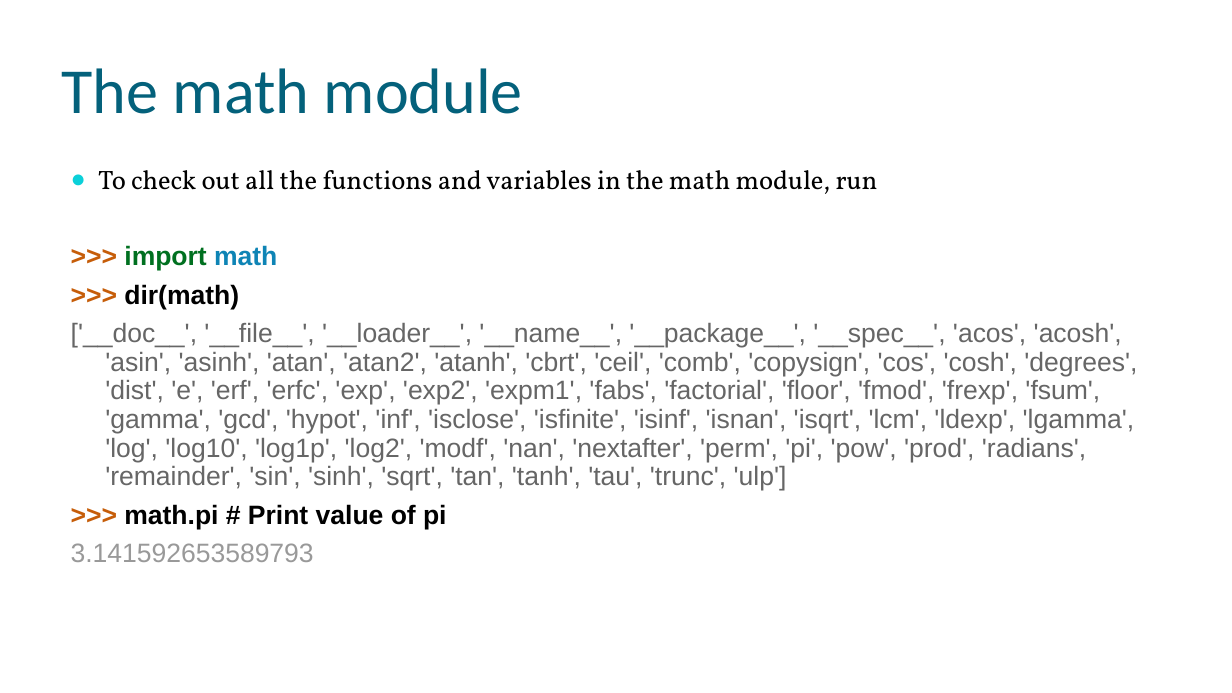
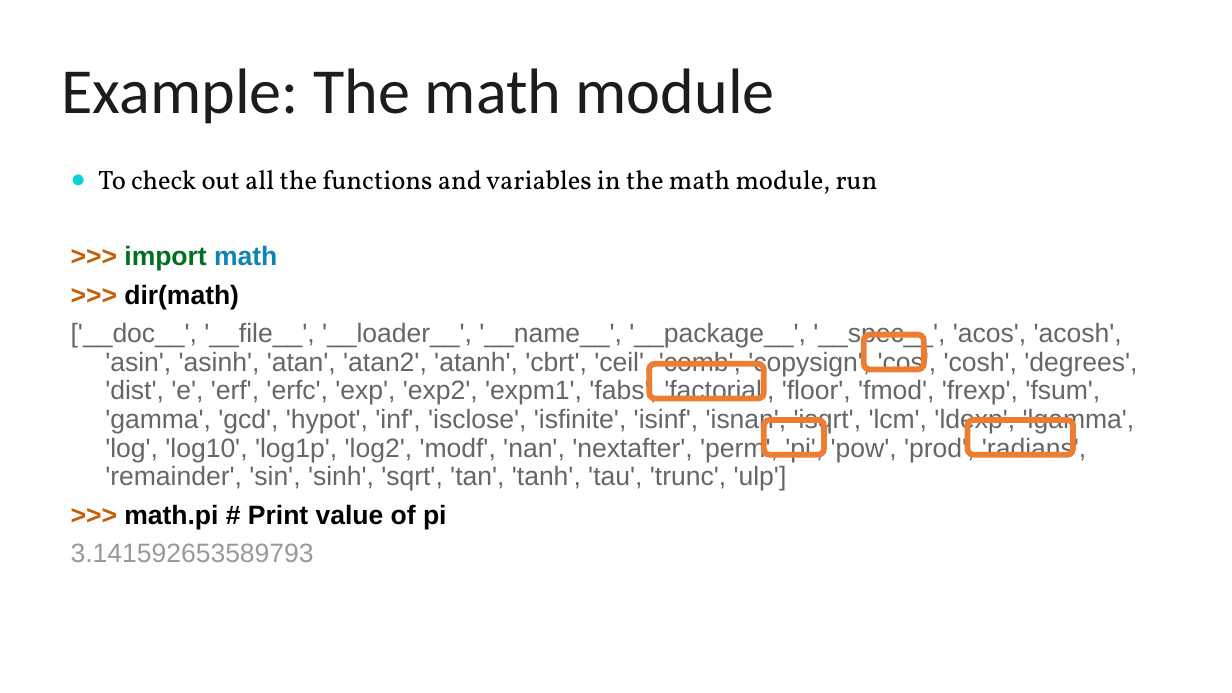
Before and after one commit to hariseldon99/msph306, a slide deck: slide 43 of notes/Intro-Python-2.pptx (slide 42 before the commit). Drawn at 1232x693 pixels with LibreOffice and Linux fonts; fonts in the diff are those of the drawing; background and template pictures are left out. Boxes give left, top, right and bottom in pixels: in the first picture for what was removed or moved away, otherwise in the second. Text is boxed around its words. In the diff, an @@ line names an element or a change of style, - is before the commit and + after.

```diff
--- a/notes/Intro-Python-2.pptx
+++ b/notes/Intro-Python-2.pptx
@@ title at (62, 68, 775, 124): text changed; text colour #04617B to #1C1C1C @@
-The math module
+Example: The math module
@@ rounded rectangle added at (864, 334, 924, 369), outline #ED7D31 4.5 pt @@
@@ rounded rectangle added at (649, 364, 764, 399), outline #ED7D31 4.5 pt @@
@@ rounded rectangle added at (764, 419, 824, 454), outline #ED7D31 4.5 pt @@
@@ rounded rectangle added at (967, 419, 1072, 454), outline #ED7D31 4.5 pt @@
```
Also in this commit, not shown: 10 other slides changed, 3 slides added.
